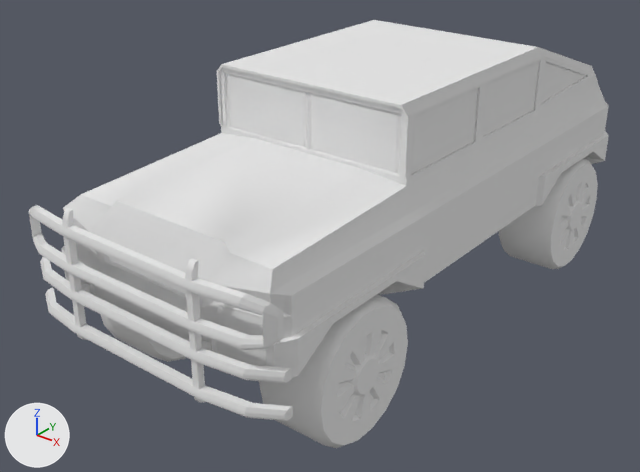
One commit to the OBJ model Prototype/Assets/Models/Car.obj: the scene before it, then after it.
Both versions are drawn from a camera (50 mm lens) standing at (237.0, -237.0, 162.0) and looking at (-15.0, 78.0, -33.0). The axes (+X, +Y, +Z) are drawn at lower left. The lights are the same throughout. Where no turn or scale is listed for an object, it has been applied to the vertices.

Names of what the first picture shows: 'Car'.
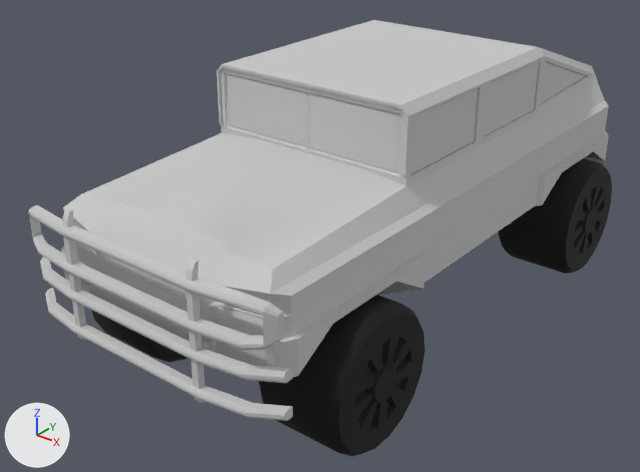
Edits to the scene script, one JSON object a line:
```json
{"op": "set", "path": "mat_02___default.base_color", "old": "(0.8, 0.8, 0.8)", "new": "(0.588, 0.588, 0.588)", "note": "white #e7e7e7 -> light grey #cacaca"}
{"op": "set", "path": "mat_wire_000000000.base_color", "old": "(0.8, 0.8, 0.8)", "new": "(0.0, 0.0, 0.0)", "note": "white #e7e7e7 -> black #000000"}
{"block": "me_car", "where": "# used by ob_car; location = (0.0, 0.0, 0.0)"}
{"op": "remove", "block": "me_car", "code": "me_car.from_pydata(...)  # 1918 vertices, 2003 faces; spans x -69.0..69.0, y -57.0..263.0, z -77.0..55.0"}
{"op": "add", "block": "me_car", "code": "me_car.from_pydata(...)  # 1918 vertices, 2003 faces; spans x -75.0..75.0, y -57.0..263.0, z -77.0..55.0"}
{"block": "me_car", "change": "me_car part 1: the loose piece of 290 vertices spanning x -67.0..-34.0, y -24.0..40.0, z -77.0..-13.0 is scaled about its middle by (1.27, 1, 1), then moved by (-3.0, 0.0, 0.0)"}
{"block": "me_car", "change": "me_car part 2: 167 vertices moved from x 33.0..66.0, y 174.0..239.0, z -77.0..-13.0 to x 33.0..75.0, y 174.0..239.0, z -77.0..-13.0; 10 vertices removed from x 33.0..34.0, y 199.0..214.0, z -52.0..-40.0; 10 vertices added at x 32.0, y 199.0..214.0, z -52.0..-40.0"}
{"block": "me_car", "change": "me_car part 3: 165 vertices moved from x 33.0..66.0, y -24.0..40.0, z -77.0..-13.0 to x 33.0..75.0, y -24.0..40.0, z -77.0..-13.0; 7 vertices removed from x 33.0..34.0, y 2.0..14.0, z -52.0..-45.0; 7 vertices added at x 32.0, y 2.0..14.0, z -52.0..-45.0"}
```

Pixel boxes (x1, y1, x2, y2) of what changed, in the pictures (640 x 472 px; the box of a moved part takes in the faces that stretch with it):
```json
{"object": "Car", "change": "recoloured, reshaped", "before": [29, 20, 609, 448], "after": [29, 20, 612, 456], "on screen": "white to grey"}
{"part": 1, "of": "me_car", "change": "moved or reshaped", "before": [101, 315, 187, 362], "after": [92, 310, 187, 362]}
{"part": 2, "of": "me_car", "change": "moved or reshaped", "before": [499, 159, 598, 269], "after": [498, 159, 612, 273]}
{"part": 3, "of": "me_car", "change": "moved or reshaped", "before": [259, 295, 408, 448], "after": [259, 295, 425, 456]}
```
